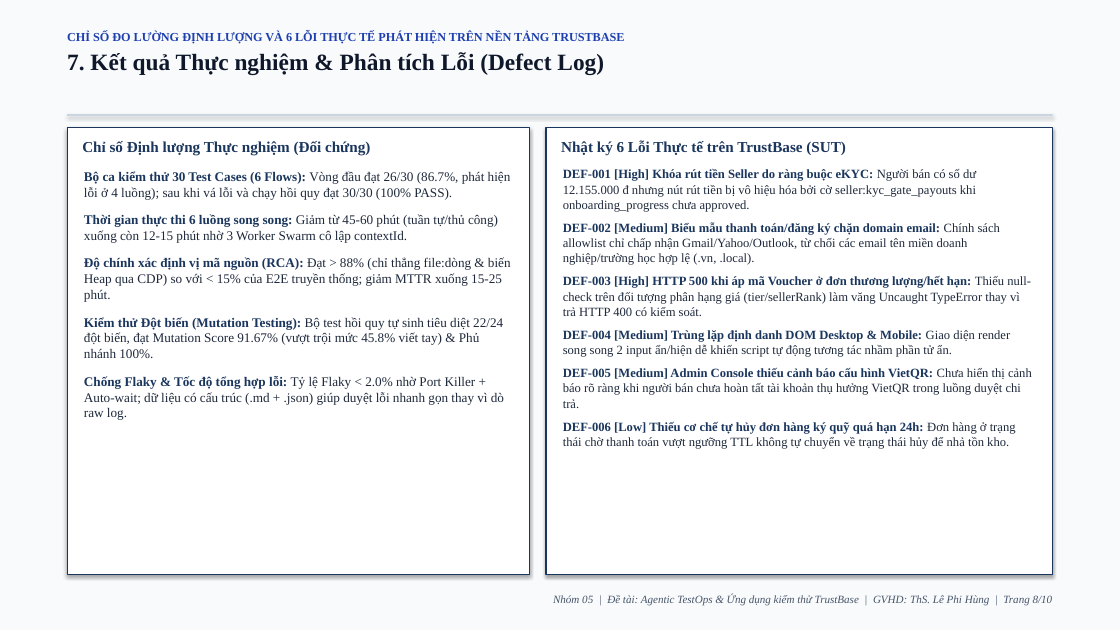
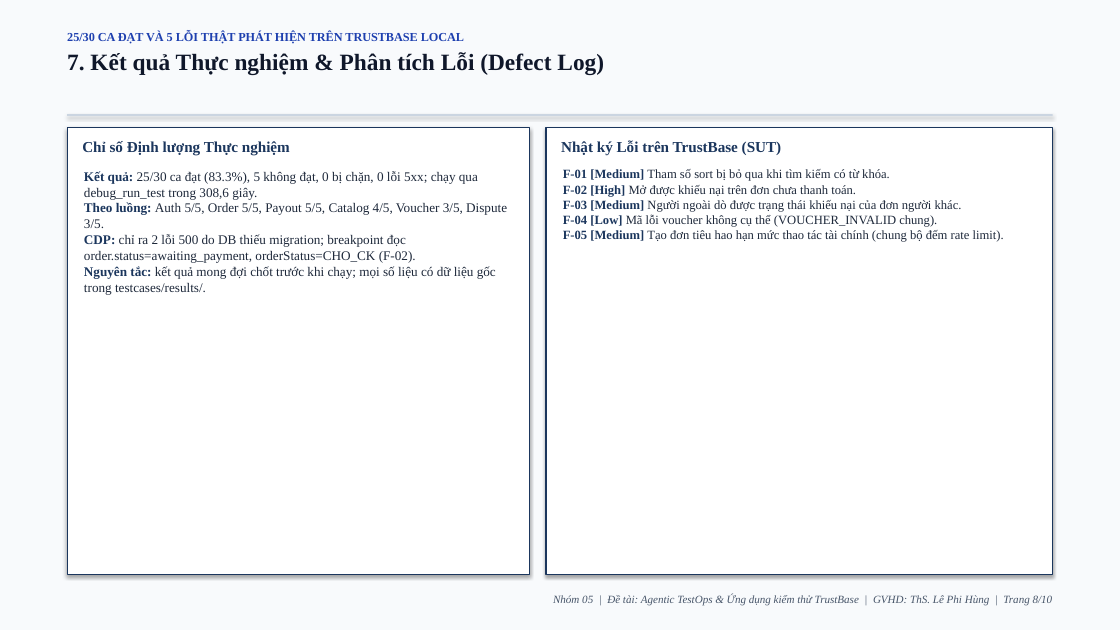
Before and after one commit to justpassingByte/agentic-test-ops, a slide deck: slide 8 of Nhom05_AgenticTestOps_ThuyetTrinh.pptx. Drawn at 1120x630 pixels with LibreOffice and Linux fonts; fonts in the diff are those of the drawing. Boxes give left, top, right and bottom in pixels: in the first picture for what was removed or moved away, otherwise in the second. Text is boxed around its words. In the diff, an @@ line names an element or a change of style, - is before the commit and + after.

```diff
--- a/Nhom05_AgenticTestOps_ThuyetTrinh.pptx
+++ b/Nhom05_AgenticTestOps_ThuyetTrinh.pptx
@@ text at bbox=[67, 32, 464, 44]: text changed @@
-CHỈ SỐ ĐO LƯỜNG ĐỊNH LƯỢNG VÀ 6 LỖI THỰC TẾ PHÁT HIỆN TRÊN NỀN TẢNG TRUSTBASE
+25/30 CA ĐẠT VÀ 5 LỖI THẬT PHÁT HIỆN TRÊN TRUSTBASE LOCAL
@@ text at bbox=[82, 141, 290, 156]: text changed @@
-Chỉ số Định lượng Thực nghiệm (Đối chứng)
+Chỉ số Định lượng Thực nghiệm
@@ text at bbox=[561, 140, 782, 156]: text changed @@
-Nhật ký 6 Lỗi Thực tế trên TrustBase (SUT)
+Nhật ký Lỗi trên TrustBase (SUT)
@@ text at bbox=[84, 171, 507, 295]: text changed @@
-Bộ ca kiểm thử 30 Test Cases (6 Flows): Vòng đầu đạt 26/30 (86.7%, phát hiện lỗi ở 4 luồng); sau khi vá lỗi và chạy hồi quy đạt 30/30 (100% PASS).
-Thời gian thực thi 6 luồng song song: Giảm từ 45-60 phút (tuần tự/thủ công) xuống còn 12-15 phút nhờ 3 Worker Swarm cô lập contextId.
-Độ chính xác định vị mã nguồn (RCA): Đạt > 88% (chỉ thẳng file:dòng & biến Heap qua CDP) so với < 15% của E2E truyền thống; giảm MTTR xuống 15-25 phút.
-Kiểm thử Đột biến (Mutation Testing): Bộ test hồi quy tự sinh tiêu diệt 22/24 đột biến, đạt Mutation Score 91.67% (vượt trội mức 45.8% viết tay) & Phủ nhánh 100%.
-Chống Flaky & Tốc độ tổng hợp lỗi: Tỷ lệ Flaky < 2.0% nhờ Port Killer + Auto-wait; dữ liệu có cấu trúc (.md + .json) giúp duyệt lỗi nhanh gọn thay vì dò raw log.
+Kết quả: 25/30 ca đạt (83.3%), 5 không đạt, 0 bị chặn, 0 lỗi 5xx; chạy qua debug_run_test trong 308,6 giây.
+Theo luồng: Auth 5/5, Order 5/5, Payout 5/5, Catalog 4/5, Voucher 3/5, Dispute 3/5.
+CDP: chỉ ra 2 lỗi 500 do DB thiếu migration; breakpoint đọc order.status=awaiting_payment, orderStatus=CHO_CK (F-02).
+Nguyên tắc: kết quả mong đợi chốt trước khi chạy; mọi số liệu có dữ liệu gốc trong testcases/results/.
@@ text at bbox=[563, 169, 1004, 242]: text changed @@
-DEF-001 [High] Khóa rút tiền Seller do ràng buộc eKYC: Người bán có số dư 12.155.000 đ nhưng nút rút tiền bị vô hiệu hóa bởi cờ seller:kyc_gate_payouts khi onboarding_progress chưa approved.
-DEF-002 [Medium] Biểu mẫu thanh toán/đăng ký chặn domain email: Chính sách allowlist chỉ chấp nhận Gmail/Yahoo/Outlook, từ chối các email tên miền doanh nghiệp/trường học hợp lệ (.vn, .local).
-DEF-003 [High] HTTP 500 khi áp mã Voucher ở đơn thương lượng/hết hạn: Thiếu null-check trên đối tượng phân hạng giá (tier/sellerRank) làm văng Uncaught TypeError thay vì trả HTTP 400 có kiểm soát.
-DEF-004 [Medium] Trùng lặp định danh DOM Desktop & Mobile: Giao diện render song song 2 input ẩn/hiện dễ khiến script tự động tương tác nhầm phần tử ẩn.
-DEF-005 [Medium] Admin Console thiếu cảnh báo cấu hình VietQR: Chưa hiển thị cảnh báo rõ ràng khi người bán chưa hoàn tất tài khoản thụ hưởng VietQR trong luồng duyệt chi trả.
-DEF-006 [Low] Thiếu cơ chế tự hủy đơn hàng ký quỹ quá hạn 24h: Đơn hàng ở trạng thái chờ thanh toán vượt ngưỡng TTL không tự chuyển về trạng thái hủy để nhả tồn kho.
+F-01 [Medium] Tham số sort bị bỏ qua khi tìm kiếm có từ khóa.
+F-02 [High] Mở được khiếu nại trên đơn chưa thanh toán.
+F-03 [Medium] Người ngoài dò được trạng thái khiếu nại của đơn người khác.
+F-04 [Low] Mã lỗi voucher không cụ thể (VOUCHER_INVALID chung).
+F-05 [Medium] Tạo đơn tiêu hao hạn mức thao tác tài chính (chung bộ đếm rate limit).
```
Also in this commit, not shown: 6 other slides changed, 10 other files.
